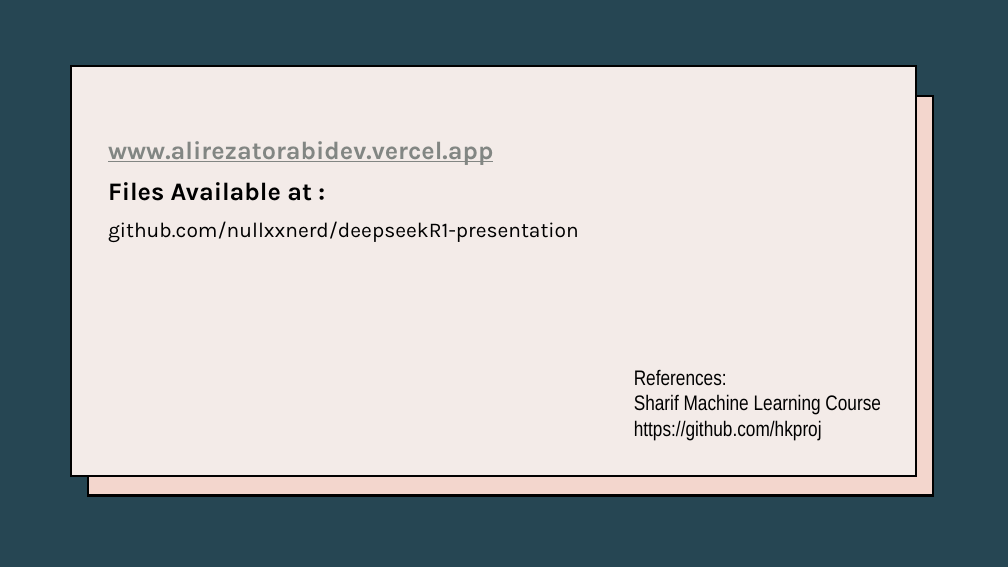
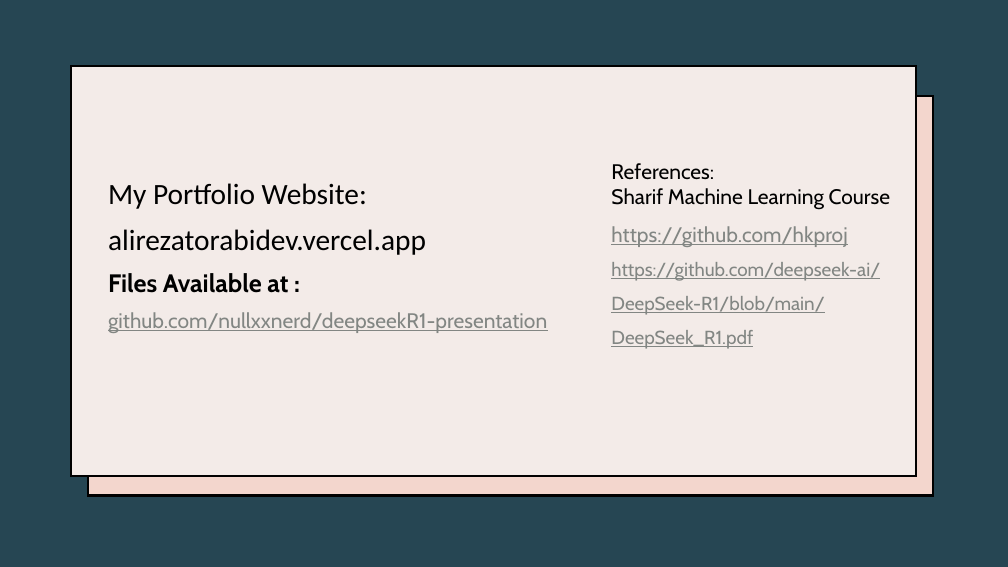
Before and after one commit to nullxxnerd/deepseekR1-presentation, a slide deck: slide 20 of ai presentation.pptx. Drawn at 1008x567 pixels with LibreOffice and Linux fonts; fonts in the diff are those of the drawing. Boxes give left, top, right and bottom in pixels: in the first picture for what was removed or moved away, otherwise in the second. Text is boxed around its words. In the diff, an @@ line names an element or a change of style, - is before the commit and + after.

```diff
--- a/ai presentation.pptx
+++ b/ai presentation.pptx
@@ text "References: Sharif Machine Learning Course" moved from (x1=634, y1=369, x2=881, y2=441) to (x1=611, y1=163, x2=890, y2=349) @@
@@ text at (x1=611, y1=163, x2=890, y2=247): font Arial Narrow to Cabin in "References: Sharif Machine Learning Course", "https://github.com/hkproj"; text colour #000000 to #828683, underline on in "https://github.com/hkproj"; line spacing 1 to 1.5 @@
@@ subtitle at (x1=108, y1=183, x2=426, y2=255): text changed; size 24 to 28 pt; font Karla to Calibri; text colour #828683 to #000000; bold off @@
-www.alirezatorabidev.vercel.app
+My Portfolio Website:
+alirezatorabidev.vercel.app
@@ text at (x1=611, y1=262, x2=880, y2=349): paragraph added @@
+https://github.com/deepseek-ai/DeepSeek-R1/blob/main/DeepSeek_R1.pdf
@@ subtitle at (x1=108, y1=273, x2=547, y2=333): font Karla to Cabin in "Files Available at :", "github.com/nullxxnerd/deepseekR1-presentation"; text colour #000000 to #828683, underline on in "github.com/nullxxnerd/deepseekR1-presentation" @@
```
Also in this commit, not shown: 1 other slide changed, 1 other file.
